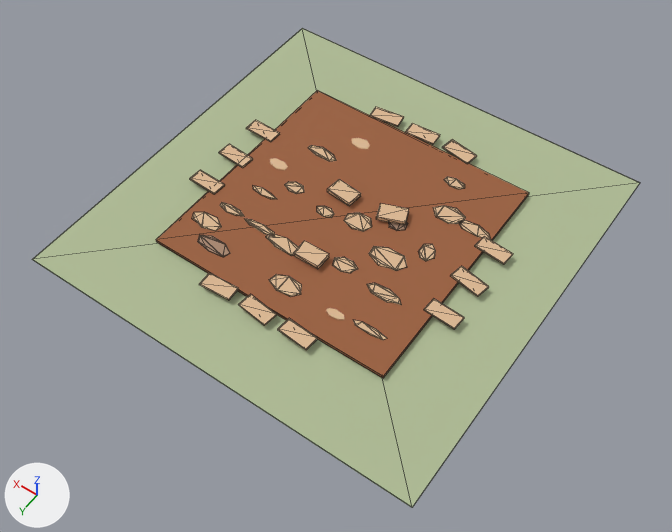
An edit to the glTF model frontend/public/assets/buildings/roads/ground_road/ground_road_single_construction.glb, drawn before and after from the same camera.
Both versions are drawn from a 50 mm camera at (-2.87, 4.16, 5.84) aimed at (-0.12, 0.32, -0.2). Lighting does not change. The marker at lower left points along +X, +Y and +Z. The older version comes first. Mesh edges are drawn as thin lines on the coarser meshes. Where no turn or scale is listed for an object, it has been applied to the vertices. Vertices at exactly the same position are counted once.

Names of what the first picture shows: 'SM_clay_shoulder.017', 'SM_clay_shoulder.018', 'SM_clay_shoulder.019', 'SM_clay_shoulder.020', 'SM_clay_shoulder.021', 'SM_clay_shoulder.022', 'SM_clay_shoulder.023', 'SM_road_connected_surface.001', 'SM_road_grass_tile.001', 'SM_unlaid_material', 'SM_unlaid_material.002' and 29 more.
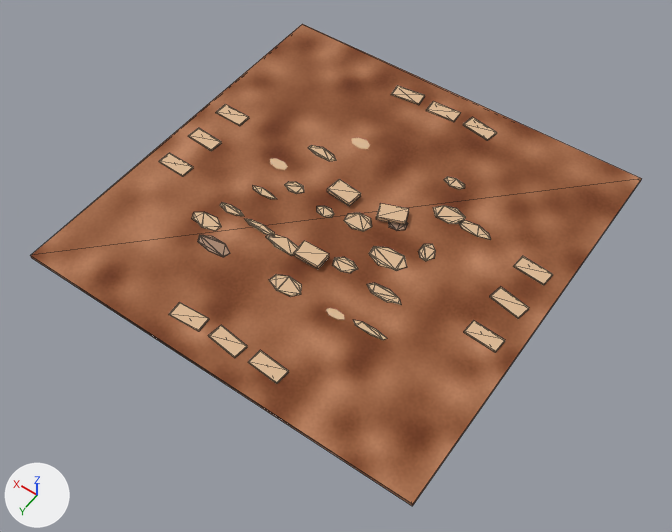
Pixel boxes [x1, y1, x2, y2] of what changed, in the pictures (672 x 532 px; the box of a moved part takes in the faces that stretch with it):
'SM_road_connected_surface.001', surface changed, rescaled (64% wider, 67% taller)
    before: [156, 90, 529, 378]
    after: [30, 24, 642, 506]
'SM_road_grass_tile.001', deleted
    before: [32, 28, 640, 508]
'SM_clay_shoulder.021', reshaped (6% taller)
    before: [278, 318, 317, 350]
    after: [248, 350, 289, 384]
'SM_clay_shoulder.022', reshaped
    before: [238, 294, 277, 326]
    after: [208, 325, 247, 358]
'SM_clay_shoulder.023', reshaped (11% taller)
    before: [199, 273, 239, 300]
    after: [169, 302, 209, 332]
'SM_clay_shoulder.017', reshaped
    before: [190, 170, 225, 195]
    after: [159, 153, 193, 177]
'SM_clay_shoulder.018', reshaped
    before: [442, 139, 477, 164]
    after: [463, 117, 497, 141]
'SM_clay_shoulder.019', reshaped
    before: [405, 123, 440, 145]
    after: [426, 101, 461, 122]
'SM_clay_shoulder.020', reshaped
    before: [369, 107, 404, 127]
    after: [391, 86, 425, 105]
'SM_unlaid_material.002', reshaped
    both: [293, 241, 329, 269]
'SM_unlaid_material', reshaped
    both: [376, 203, 409, 225]
part 1 of me_sm_road_connected_surface_001, moved or reshaped
    before: [156, 90, 529, 378]
    after: [30, 24, 642, 506]

The change, as a list of edits to the scene's bpy script:
```text
Change mat_mat_ground_road_surface:
    remove n3 = _N.new('ShaderNodeUVMap'); n3.name = 'UV Map'
    remove n3.uv_map = 'UVMap.-01'
    where n2 = _N.new('ShaderNodeTexImage'); n2.name = 'Image Texture'
    remove _L.new(n3.outputs[0], n2.inputs[0])  # 'UV' to 'Vector'
Change me_sm_road_connected_surface_001:
    used by ob_sm_road_connected_surface_001; location = (0.0, 0.0, 0.0)
    remove me_sm_road_connected_surface_001.from_pydata(...)  # 8 vertices, 12 faces; spans x -1.1..1.1, y -1.1..1.1, z 0.03..0.05
    add me_sm_road_connected_surface_001.from_pydata(...)  # 8 vertices, 12 faces; spans x -1.8..1.8, y -1.8..1.8, z 0.03..0.05
    me_sm_road_connected_surface_001 part 1: the whole mesh is scaled about its middle by (1.64, 1.64, 1)
    me_sm_road_connected_surface_001 part 2: texture (UV) coordinates changed
Add me_cube_025_1:
    me_cube_025_1 = me_cube_027.copy(); me_cube_025_1.name = 'Cube.025'  # the mesh of ob_sm_unlaid_material
Change ob_sm_clay_shoulder_017:
    ob_sm_clay_shoulder_017: bpy.data.objects.new('SM_clay_shoulder.017', me_cube_020) -> bpy.data.objects.new('SM_clay_shoulder.017', me_cube_018)
Change ob_sm_clay_shoulder_018:
    ob_sm_clay_shoulder_018: bpy.data.objects.new('SM_clay_shoulder.018', me_cube_021) -> bpy.data.objects.new('SM_clay_shoulder.018', me_cube_019)
Change ob_sm_clay_shoulder_019:
    ob_sm_clay_shoulder_019: bpy.data.objects.new('SM_clay_shoulder.019', me_cube_022) -> bpy.data.objects.new('SM_clay_shoulder.019', me_cube_020)
Change ob_sm_clay_shoulder_020:
    ob_sm_clay_shoulder_020: bpy.data.objects.new('SM_clay_shoulder.020', me_cube_023) -> bpy.data.objects.new('SM_clay_shoulder.020', me_cube_021)
Change ob_sm_clay_shoulder_021:
    ob_sm_clay_shoulder_021: bpy.data.objects.new('SM_clay_shoulder.021', me_cube_024) -> bpy.data.objects.new('SM_clay_shoulder.021', me_cube_022)
Change ob_sm_clay_shoulder_022:
    ob_sm_clay_shoulder_022: bpy.data.objects.new('SM_clay_shoulder.022', me_cube_025) -> bpy.data.objects.new('SM_clay_shoulder.022', me_cube_023)
Change ob_sm_clay_shoulder_023:
    ob_sm_clay_shoulder_023: bpy.data.objects.new('SM_clay_shoulder.023', me_cube_026) -> bpy.data.objects.new('SM_clay_shoulder.023', me_cube_024)
Remove ob_sm_road_grass_tile_001:
    ob_sm_road_grass_tile_001 = bpy.data.objects.new('SM_road_grass_tile.001', me_cube_014)
    ob_sm_road_grass_tile_001.location = (0.0, 0.0, 0.002)
Change ob_sm_unlaid_material:
    ob_sm_unlaid_material: bpy.data.objects.new('SM_unlaid_material', me_cube_027) -> bpy.data.objects.new('SM_unlaid_material', me_cube_025_1)
Change ob_sm_unlaid_material_002:
    ob_sm_unlaid_material_002: bpy.data.objects.new('SM_unlaid_material.002', me_cube_029) -> bpy.data.objects.new('SM_unlaid_material.002', me_cube_027)
```
